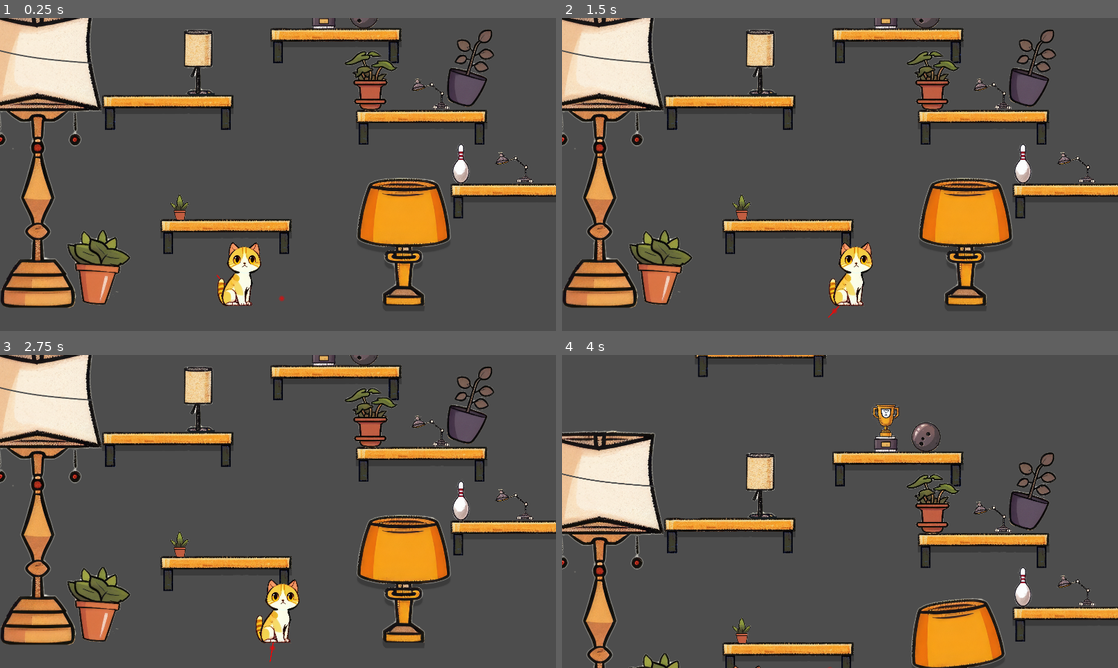
Above: before the commit, frames 1-4 (two rows, left to right).
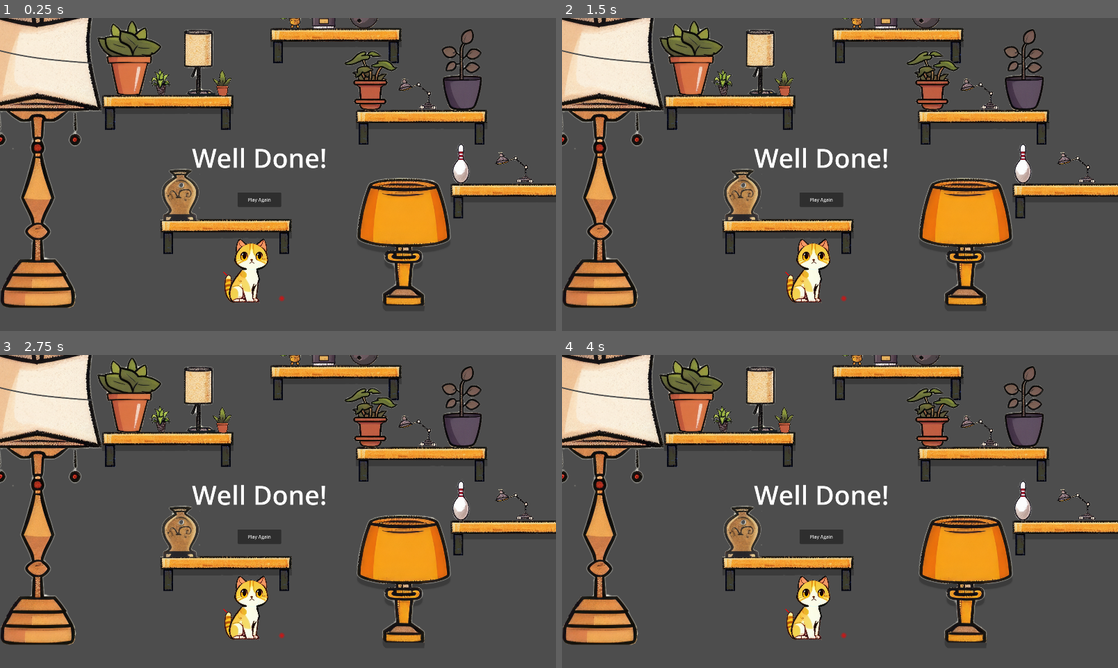
Above: after the commit, the same moments.

Repository: leogeier/ggj24-lasercats
Game: Godot game, scene res://sasha.tscn
Same seed, same stepped clock (60 frames per second), same inputs: the game is played once before the commit and once after it. This scene is started directly instead of the project's main scene. The engine's default icon, where the game draws it, is replaced by a stand-in: a white triangle on a blue panel in a dark square.
Inputs (mouse positions are in pixels of both pictures, inside the frame that each line leads up to):
- Up to frame 1 (0.25 s): no input
- Up to frame 2 (1.5 s): click (823, 199) at 0.5 s, where only the run after the commit has a clickable "Play Again"; click (823, 199) at 1.25 s, where only the run after the commit has a clickable "Play Again"
- Up to frame 3 (2.75 s): click (261, 536) at 2 s, where only the run after the commit has a clickable "Play Again"
- Up to frame 4 (4 s): tap Enter at 2.75 s; move the mouse to (867, 511) at 2.77 s; hold Up (ui_up) from 2.78 s (still down); move the mouse to (812, 511) at 3.52 s

The runs differ from the first frame. In frame 1, 7.9% of the frame differs, in the area x 12-89%, y 0-93%; in frame 2, 8.6%; in frame 3, 8.8%; in frame 4, 40%, in the area x 0-100%, y 0-100%.

Commit message:
plants and the beginning of vases + full sport equipement

Diff:
--- a/game/sasha.tscn
+++ b/game/sasha.tscn
@@ -16,6 +16,10 @@
 [ext_resource type="PackedScene" uid="uid://ck8kneyxxbbsk" path="res://scenes/obstacles/plant3.tscn" id="14_tkynx"]
 [ext_resource type="PackedScene" uid="uid://d4n1hjvo65214" path="res://scenes/obstacles/plant4.tscn" id="15_xuiwa"]
 [ext_resource type="PackedScene" uid="uid://dy65rypajb1j5" path="res://scenes/obstacles/plant5.tscn" id="16_tln1l"]
+[ext_resource type="PackedScene" uid="uid://my2f37c2haa3" path="res://scenes/obstacles/plant6.tscn" id="17_keir4"]
+[ext_resource type="PackedScene" uid="uid://dyh35kd320gm3" path="res://scenes/obstacles/plant7.tscn" id="18_mr00x"]
+[ext_resource type="PackedScene" uid="uid://dfd14ew6v7w8n" path="res://scenes/obstacles/trophy2.tscn" id="19_tu31h"]
+[ext_resource type="PackedScene" uid="uid://c24yhjpav4ww7" path="res://scenes/obstacles/vase1.tscn" id="20_bbxpa"]
 
 [sub_resource type="RectangleShape2D" id="RectangleShape2D_r5jye"]
 size = Vector2(34, 112)
@@ -86,7 +90,7 @@
 position = Vector2(1656, 550)
 
 [node name="Lamp2" parent="." instance=ExtResource("12_4gv6g")]
-position = Vector2(1591, 325)
+position = Vector2(1544, 270)
 
 [node name="Lamp1" parent="." instance=ExtResource("12_4gv6g")]
 position = Vector2(1879, 562)
@@ -98,10 +102,22 @@
 position = Vector2(1343, 227)
 
 [node name="Plant3" parent="." instance=ExtResource("14_tkynx")]
-position = Vector2(395, 835)
+position = Vector2(512, 158)
 
 [node name="Plant4" parent="." instance=ExtResource("15_xuiwa")]
 position = Vector2(1659, 282)
 
 [node name="Plant5" parent="." instance=ExtResource("16_tln1l")]
-position = Vector2(683, 686)
+position = Vector2(830, 263)
+
+[node name="Plant6" parent="." instance=ExtResource("17_keir4")]
+position = Vector2(1082, 18)
+
+[node name="Plant7" parent="." instance=ExtResource("18_mr00x")]
+position = Vector2(622, 270)
+
+[node name="Trophy2" parent="." instance=ExtResource("19_tu31h")]
+position = Vector2(828, -373)
+
+[node name="Vase1" parent="." instance=ExtResource("20_bbxpa")]
+position = Vector2(686, 649)
--- /dev/null
+++ b/game/scenes/obstacles/plant6.tscn
@@ -0,0 +1,32 @@
+[gd_scene load_steps=4 format=3 uid="uid://my2f37c2haa3"]
+
+[ext_resource type="Texture2D" uid="uid://cvejc7wxs4flq" path="res://scenes/assets/plants/plant6.png" id="1_i8nwc"]
+
+[sub_resource type="RectangleShape2D" id="RectangleShape2D_bwe4p"]
+size = Vector2(35, 23)
+
+[sub_resource type="RectangleShape2D" id="RectangleShape2D_br87j"]
+size = Vector2(10, 17)
+
+[node name="Plant6" type="RigidBody2D"]
+collision_layer = 5
+collision_mask = 5
+mass = 0.08
+center_of_mass_mode = 1
+
+[node name="Sprite2D" type="Sprite2D" parent="."]
+position = Vector2(0, -21)
+scale = Vector2(0.09, 0.09)
+texture = ExtResource("1_i8nwc")
+
+[node name="CollisionShape2D" type="CollisionShape2D" parent="."]
+position = Vector2(-0.5, -6.5)
+shape = SubResource("RectangleShape2D_bwe4p")
+
+[node name="CollisionShape2D2" type="CollisionShape2D" parent="."]
+position = Vector2(11, 10)
+shape = SubResource("RectangleShape2D_br87j")
+
+[node name="CollisionShape2D3" type="CollisionShape2D" parent="."]
+position = Vector2(-9, 10.5)
+shape = SubResource("RectangleShape2D_br87j")
--- /dev/null
+++ b/game/scenes/obstacles/plant7.tscn
@@ -0,0 +1,28 @@
+[gd_scene load_steps=4 format=3 uid="uid://dyh35kd320gm3"]
+
+[ext_resource type="Texture2D" uid="uid://vh06qdove1gx" path="res://scenes/assets/plants/plant7.png" id="1_xncko"]
+
+[sub_resource type="RectangleShape2D" id="RectangleShape2D_3iw0k"]
+size = Vector2(34, 36)
+
+[sub_resource type="CapsuleShape2D" id="CapsuleShape2D_fsbcj"]
+height = 48.0
+
+[node name="Plant7" type="RigidBody2D"]
+collision_layer = 5
+collision_mask = 5
+mass = 0.5
+center_of_mass_mode = 1
+
+[node name="Sprite2D" type="Sprite2D" parent="."]
+position = Vector2(-1, -39)
+scale = Vector2(0.1, 0.1)
+texture = ExtResource("1_xncko")
+
+[node name="CollisionShape2D" type="CollisionShape2D" parent="."]
+position = Vector2(0, -12)
+shape = SubResource("RectangleShape2D_3iw0k")
+
+[node name="CollisionShape2D2" type="CollisionShape2D" parent="."]
+position = Vector2(1, -49)
+shape = SubResource("CapsuleShape2D_fsbcj")
--- /dev/null
+++ b/game/scenes/obstacles/trophy2.tscn
@@ -0,0 +1,37 @@
+[gd_scene load_steps=5 format=3 uid="uid://dfd14ew6v7w8n"]
+
+[ext_resource type="Texture2D" uid="uid://wu1tawhkmjv4" path="res://scenes/assets/sports/sportitem3.png" id="1_kbijj"]
+
+[sub_resource type="RectangleShape2D" id="RectangleShape2D_j3cjw"]
+size = Vector2(88, 29)
+
+[sub_resource type="RectangleShape2D" id="RectangleShape2D_nexhv"]
+size = Vector2(208, 15)
+
+[sub_resource type="CapsuleShape2D" id="CapsuleShape2D_j22od"]
+radius = 43.1823
+height = 155.77
+
+[node name="Trophy2" type="RigidBody2D"]
+collision_layer = 5
+collision_mask = 5
+mass = 0.75
+center_of_mass_mode = 1
+
+[node name="Sprite2D" type="Sprite2D" parent="."]
+position = Vector2(-4, -71)
+scale = Vector2(0.2, 0.2)
+texture = ExtResource("1_kbijj")
+
+[node name="CollisionShape2D" type="CollisionShape2D" parent="."]
+position = Vector2(3, 0.5)
+shape = SubResource("RectangleShape2D_j3cjw")
+
+[node name="CollisionShape2D2" type="CollisionShape2D" parent="."]
+position = Vector2(-3, 21.5)
+shape = SubResource("RectangleShape2D_nexhv")
+
+[node name="CollisionShape2D3" type="CollisionShape2D" parent="."]
+position = Vector2(3, -103)
+rotation = 0.748746
+shape = SubResource("CapsuleShape2D_j22od")
--- /dev/null
+++ b/game/scenes/obstacles/vase1.tscn
@@ -0,0 +1,39 @@
+[gd_scene load_steps=5 format=3 uid="uid://c24yhjpav4ww7"]
+
+[ext_resource type="Texture2D" uid="uid://grxnhfw568dv" path="res://scenes/assets/vases/vase1.png" id="1_8msu1"]
+
+[sub_resource type="CapsuleShape2D" id="CapsuleShape2D_4q50n"]
+radius = 47.0
+height = 160.0
+
+[sub_resource type="CircleShape2D" id="CircleShape2D_dlw0v"]
+radius = 42.107
+
+[sub_resource type="RectangleShape2D" id="RectangleShape2D_51siv"]
+size = Vector2(112, 17)
+
+[node name="Vase1" type="RigidBody2D"]
+collision_layer = 5
+collision_mask = 5
+mass = 0.61
+
+[node name="Sprite2D" type="Sprite2D" parent="."]
+position = Vector2(0.775001, -46.05)
+scale = Vector2(0.35, 0.35)
+texture = ExtResource("1_8msu1")
+
+[node name="CollisionShape2D" type="CollisionShape2D" parent="."]
+position = Vector2(0.775002, -46.05)
+shape = SubResource("CapsuleShape2D_4q50n")
+
+[node name="CollisionShape2D2" type="CollisionShape2D" parent="."]
+position = Vector2(-20.225, -54.05)
+shape = SubResource("CircleShape2D_dlw0v")
+
+[node name="CollisionShape2D3" type="CollisionShape2D" parent="."]
+position = Vector2(23.775, -52.05)
+shape = SubResource("CircleShape2D_dlw0v")
+
+[node name="CollisionShape2D4" type="CollisionShape2D" parent="."]
+position = Vector2(1.775, 31.45)
+shape = SubResource("RectangleShape2D_51siv")
Not shown: 1 places in game/sasha.tscn that only renumber resources
